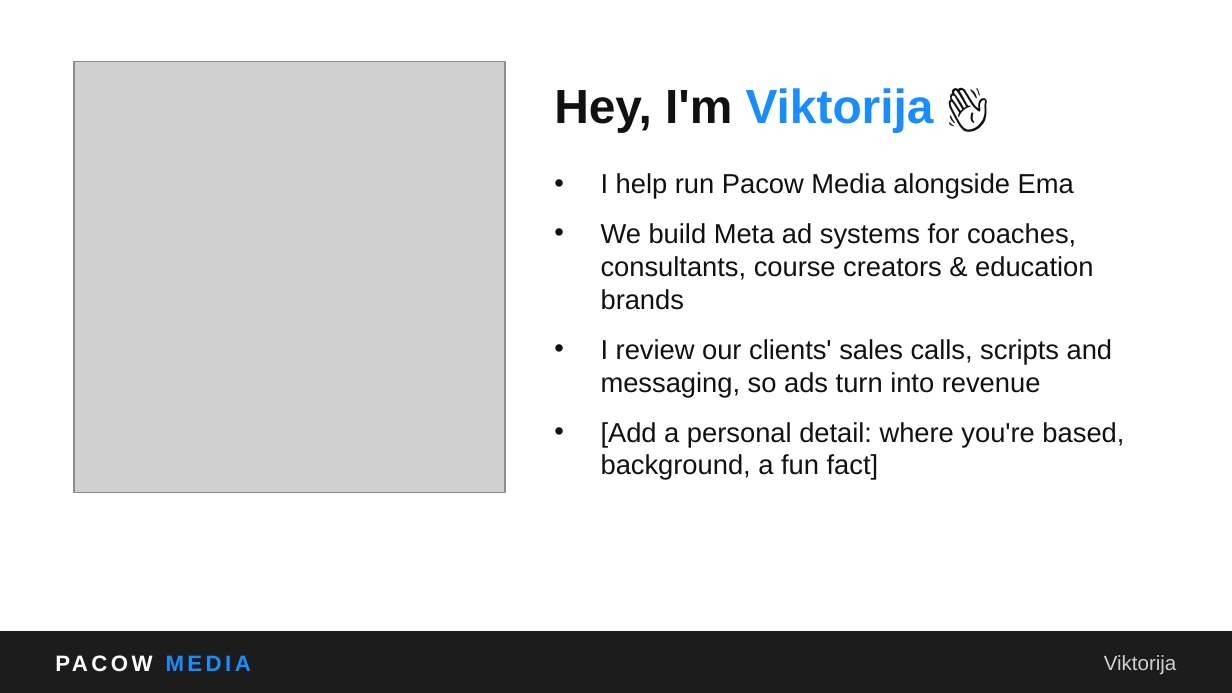
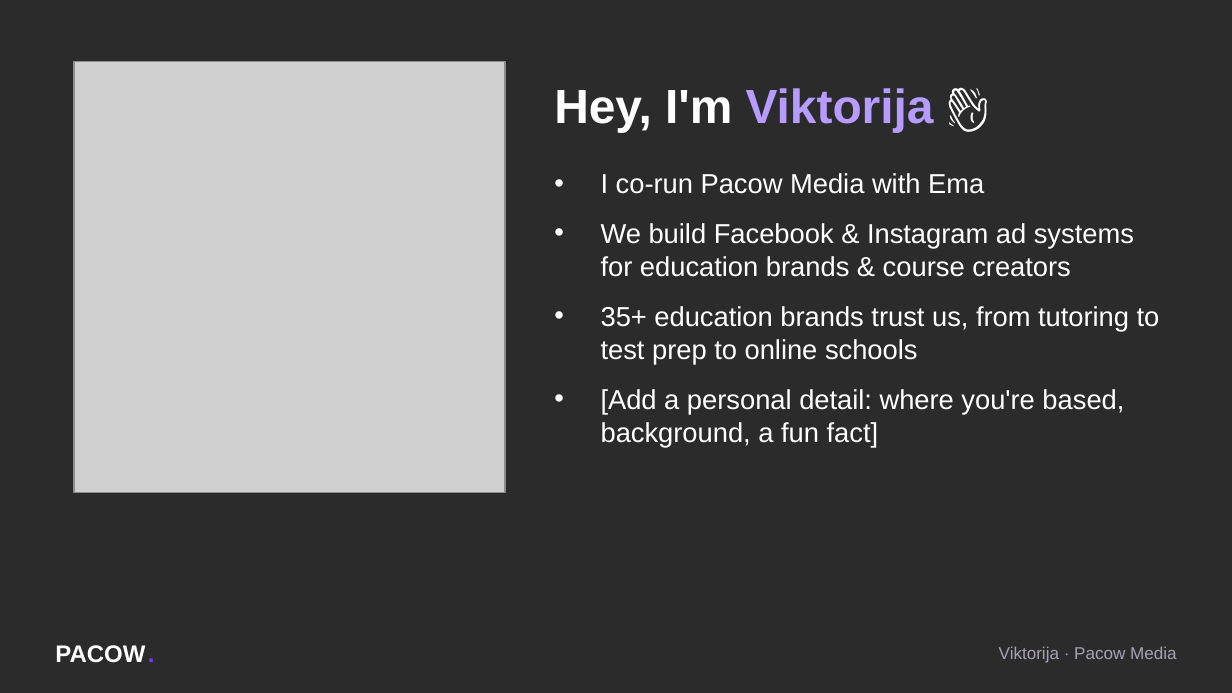
Before and after one commit to ema-del/business, a slide deck: slide 22 of webinar/Pacow_Media_Webinar.pptx (slide 18 before the commit). Drawn at 1232x693 pixels with LibreOffice and Linux fonts; fonts in the diff are those of the drawing; grey boxes stand for pictures; background and template pictures are left out; a plain dark background stands for a picture behind light text. Boxes give left, top, right and bottom in pixels: in the first picture for what was removed or moved away, otherwise in the second. Text is boxed around its words. In the diff, an @@ line names an element or a change of style, - is before the commit and + after.

```diff
--- a/webinar/Pacow_Media_Webinar.pptx
+++ b/webinar/Pacow_Media_Webinar.pptx
@@ background #FFFFFF to picture (left out) @@
@@ text "Hey, I'm Viktorija 👋" at [554, 88, 934, 132]: text colour #111111 to #FFFFFF in "Hey, I'm 👋"; text colour #188DFB to #B79CFF in "Viktorija" @@
@@ text at [601, 173, 1160, 364]: text changed; text colour #111111 to #FFFFFF @@
-• I help run Pacow Media alongside Ema
-• We build Meta ad systems for coaches, consultants, course creators & education brands
-• I review our clients' sales calls, scripts and messaging, so ads turn into revenue
+• I co-run Pacow Media with Ema
+• We build Facebook & Instagram ad systems for education brands & course creators
+• 35+ education brands trust us, from tutoring to test prep to online schools
@@ text at [601, 389, 1124, 447]: text colour #111111 to #FFFFFF in "[Add a personal detail: where you're based, ..." @@
@@ rectangle removed at [0, 631, 1232, 692] @@
@@ text removed at [55, 631, 425, 692] @@
-PACOW MEDIA
@@ text added at [55, 645, 154, 663], 14 pt, text #FFFFFF, bold @@
+PACOW
@@ text added at [148, 631, 172, 674], 14 pt, text #7C3CFF, bold @@
+.
@@ text added at [999, 646, 1177, 663], 10 pt, text #A6A1B5 @@
+Viktorija · Pacow Media
@@ text removed at [1104, 655, 1177, 675] @@
-Viktorija
```
Also in this commit, not shown: 44 other slides changed, 15 slides added, 20 slides removed, 1 other file.
